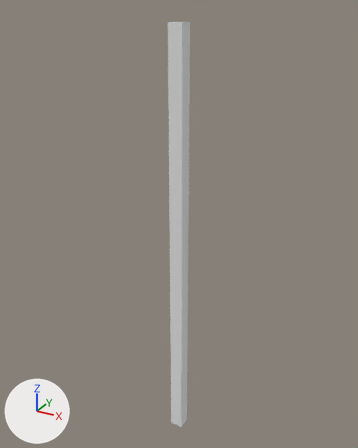
The Blender file dist/Release/MinGW-Windows/data/models/maps/fall.blend as it was, and as the next commit left it.
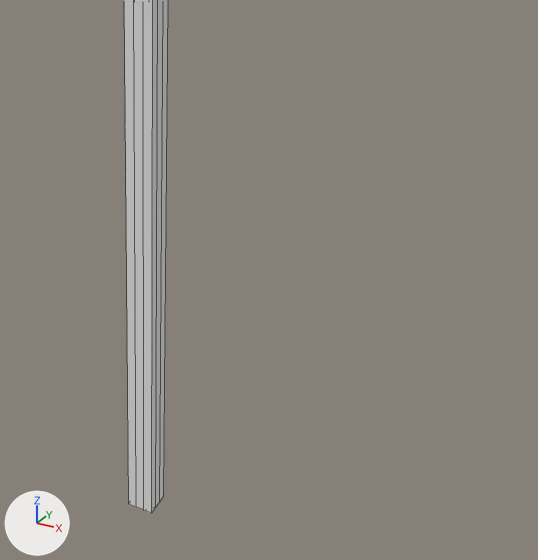
There are two pictures of each version: one whole from a 50 mm camera at (251.0, -457.0, 270.0) aimed at (-7.0, 13.0, 35.0), one close up on the part from 32% to 99% of the width and 44% to 100% of the height. The axes (+X, +Y, +Z) are drawn at lower left. The lights are the same throughout. The close-ups show mesh edges as thin lines.
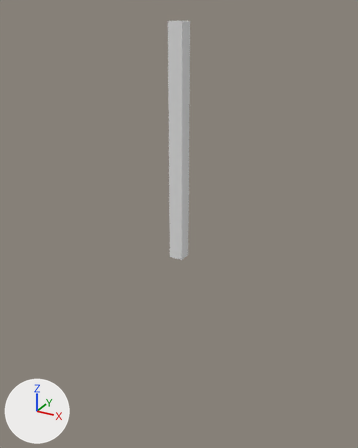
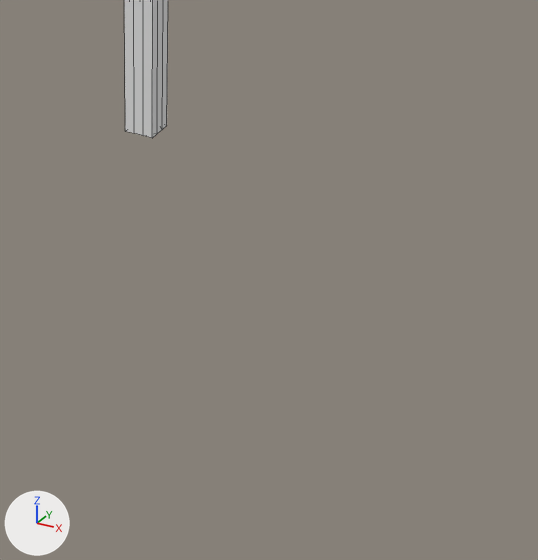
Changed parts and their boxes [x1, y1, x2, y2] in the close-ups (538 x 560 px):
'Cube', moved, rescaled: before [124, 0, 168, 514]; after [124, 0, 168, 138]

The edits, one by one:
Object 'Cube' (ob_cube) moves from (0.0, 0.0, 0.0) to (0.0, 0.0, 129.0).
Object 'Cube' (ob_cube) is rescaled from (8.0, 8.0, 256.0) to (8.0, 8.0, 128.0).
